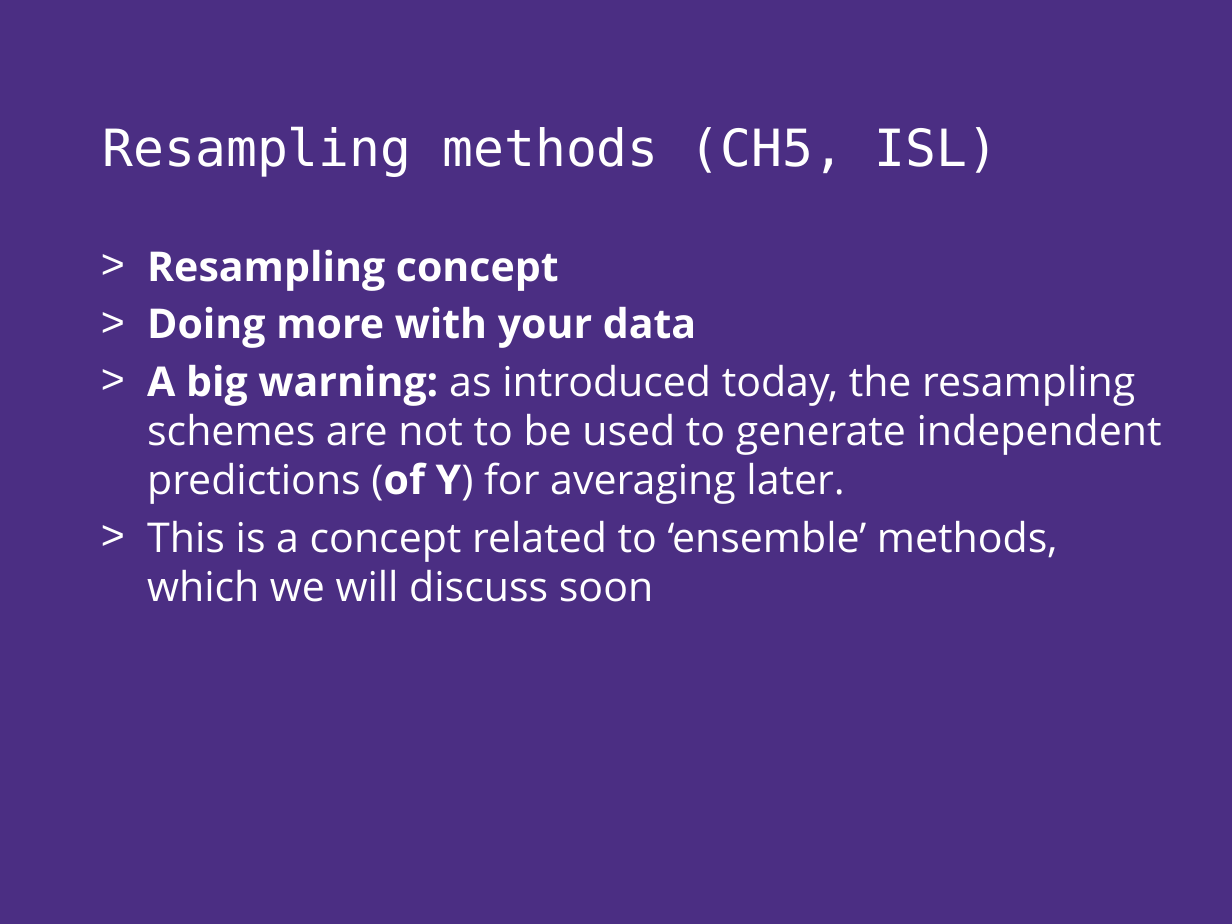
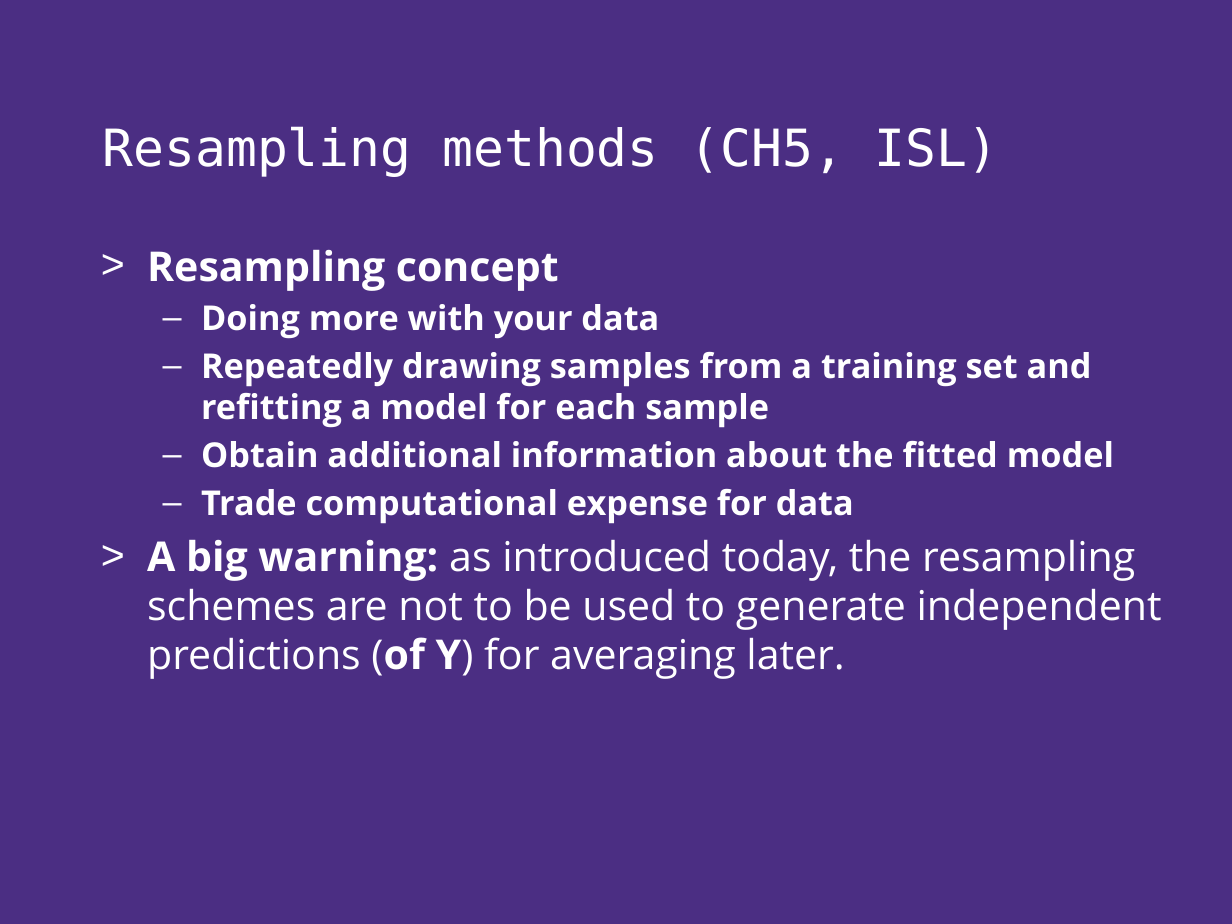
Before and after one commit to UWDIRECT/UWDIRECT.github.io, a slide deck: slide 4 of Wi18_content/DSMCER/L11.SubsetsRegularlization.pptx. Drawn at 1232x924 pixels with LibreOffice and Linux fonts; fonts in the diff are those of the drawing; background and template pictures are left out. Boxes give left, top, right and bottom in pixels: in the first picture for what was removed or moved away, otherwise in the second. Text is boxed around its words. In the diff, an @@ line names an element or a change of style, - is before the commit and + after.

```diff
--- a/Wi18_content/DSMCER/L11.SubsetsRegularlization.pptx
+++ b/Wi18_content/DSMCER/L11.SubsetsRegularlization.pptx
@@ text at (x1=201, y1=304, x2=659, y2=339): size 24 to 20 pt in "Doing more with your data"; bullet > to –; list level 1 to 2 in "Doing more with your data" @@
@@ text at (x1=201, y1=352, x2=1114, y2=524): paragraphs added @@
+  – Repeatedly drawing samples from a training set and refitting a model for each sample
+  – Obtain additional information about the fitted model
+  – Trade computational expense for data
@@ text at (x1=147, y1=520, x2=1058, y2=602): paragraph removed @@
-> This is a concept related to ‘ensemble’ methods, which we will discuss soon
```
Also in this commit, not shown: 7 other slides changed, 8 slides added.
